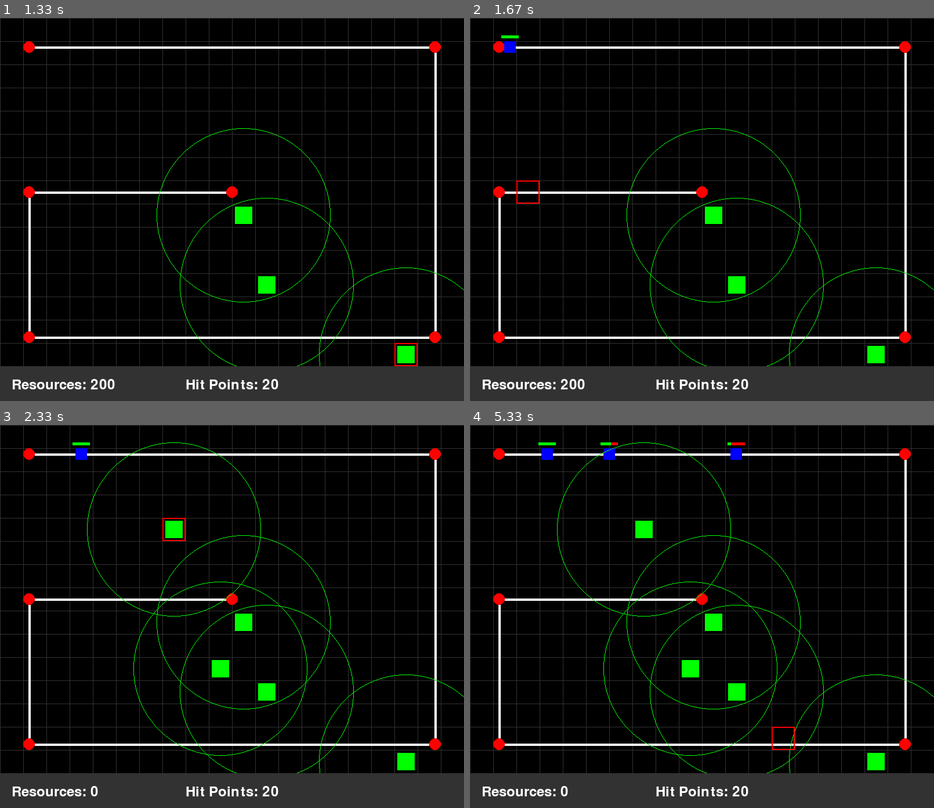
Above: before the commit, frames 1-4 (two rows, left to right).
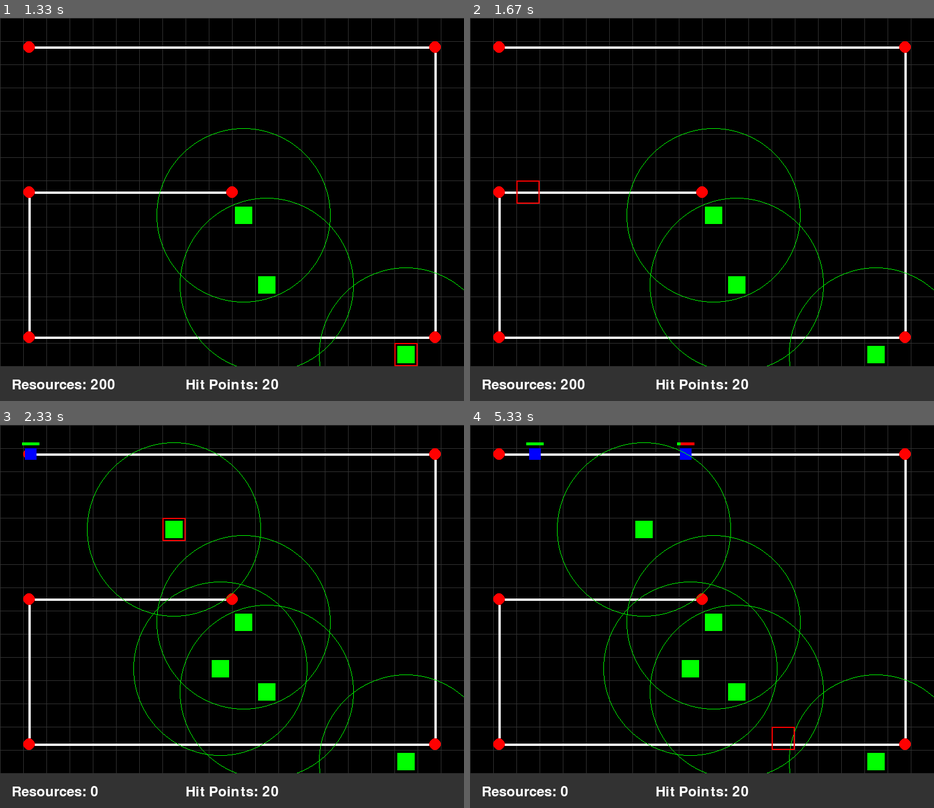
Above: after the commit, the same moments.

Repository: xbito/xbito-td1
Game: pygame game, started from main.py
The game is run twice, just before and just after one commit, with the same random seed, the same clock (stepped at 60 frames per second) and the same inputs.
Inputs (mouse positions are in pixels of both pictures, inside the frame that each line leads up to):
- Up to frame 1 (1.33 s): click (232, 209) at 0.38 s; click (278, 293) at 0.72 s; click (403, 343) at 1.05 s
- Up to frame 2 (1.67 s): click (534, 198) at 1.38 s
- Up to frame 3 (2.33 s): click (232, 662) at 1.72 s; click (167, 536) at 2.05 s
- Up to frame 4 (5.33 s): click (864, 716) at 2.38 s; click (553, 654) at 2.72 s; click (567, 543) at 3.05 s; click (590, 685) at 3.38 s; click (869, 704) at 3.72 s; click (562, 758) at 4.05 s; click (558, 639) at 4.38 s; click (729, 723) at 4.72 s; click (785, 742) at 5.05 s

Frame 1 is identical in both runs. In frame 2, 0.1% of the frame differs, in the area x 6-11%, y 4-10%; in frame 3, 0.2%; in frame 4, 0.5%, in the area x 12-60%, y 4-10%.

Commit message:
Added some progression of difficulty in the level.

Diff:
--- a/main.py
+++ b/main.py
@@ -6,7 +6,7 @@
 # Detect if the game is running in debug mode from VSCode
 import os
 
-DEBUG = os.getenv("PYDEVD_DEBUG") == "1"
+DEBUG = "TERM_PROGRAM" in os.environ.keys() and os.environ["TERM_PROGRAM"] == "vscode"
 
 # Initialize Pygame
 pygame.init()
@@ -51,6 +51,16 @@
         self.resources = 500
         self.hit_points = 20
         self.game_over = False
+        self.enemies_spawned = 0
+        self.min_spawn_delay = 120  # Minimum delay 2 seconds to start
+        self.max_spawn_delay = 180  # Max 3 seconds between spawns at the start
+        self.min_spawn_delay_limit = 30
+        self.max_spawn_delay_limit = 60
+        self.acceleration_rate = 0.90  # Reduce delay by 5% every 10 enemies
+        if DEBUG:
+            self.enemies_until_acceleration = 5
+        else:
+            self.enemies_until_acceleration = 10
 
 
 game_state = GameState()
@@ -235,9 +245,32 @@
         (width // 2 - hit_points_text.get_width() // 2, height - UI_HEIGHT + 20),
     )
 
-    # Draw Wave information (if you implement waves later)
-    # wave_text = font.render(f"Wave: {game_state.current_wave}", True, TEXT_COLOR)
-    # surface.blit(wave_text, (width - 120, height - UI_HEIGHT + 20))
+    # Draw debug information when in debug mode
+    if DEBUG:
+        debug_text = font.render(
+            f"Enemies spawned: {game_state.enemies_spawned}, Min Delay: {game_state.min_spawn_delay}, Max Delay: {game_state.max_spawn_delay}",
+            True,
+            YELLOW,
+        )
+        surface.blit(
+            debug_text, (width - debug_text.get_width() - 20, height - UI_HEIGHT + 5)
+        )
+
+
+def spawn_enemy():
+    game_state.enemies_spawned += 1
+    enemies.append(Enemy(waypoints))
+
+    # Accelerate spawn rate every 10 enemies
+    if game_state.enemies_spawned % game_state.enemies_until_acceleration == 0:
+        game_state.max_spawn_delay = max(
+            game_state.min_spawn_delay_limit,
+            int(game_state.max_spawn_delay * game_state.acceleration_rate),
+        )
+        game_state.min_spawn_delay = max(
+            game_state.min_spawn_delay_limit,
+            int(game_state.min_spawn_delay * game_state.acceleration_rate),
+        )
 
 
 # Main game loop
@@ -273,8 +306,10 @@
     if not game_state.game_over:
         # Spawn enemies
         spawn_timer += 1
-        if spawn_timer >= spawn_interval:
-            enemies.append(Enemy(waypoints))
+        if spawn_timer >= random.randint(
+            game_state.min_spawn_delay, game_state.max_spawn_delay
+        ):
+            spawn_enemy()
             spawn_timer = 0
 
         # Clear the screen
